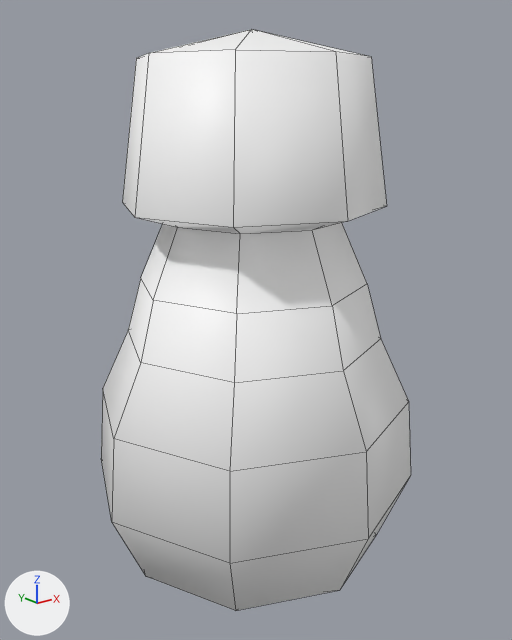
A saved change to the FBX model Assets/Graphics/3D/Props/Prop_Lightbulb_model.fbx.
One viewpoint serves both versions: a camera (50 mm lens) standing at (1.4394, 0.9297, 0.1758) and looking at (1.4957, 1.0001, 0.1476). The lights are fixed; the arrows at lower left show +X, +Y and +Z. Mesh edges are drawn as thin lines. Where no turn or scale is listed for an object, it has been applied to the vertices.

Names of what the first picture shows: 'Prop_Lightbulb'.
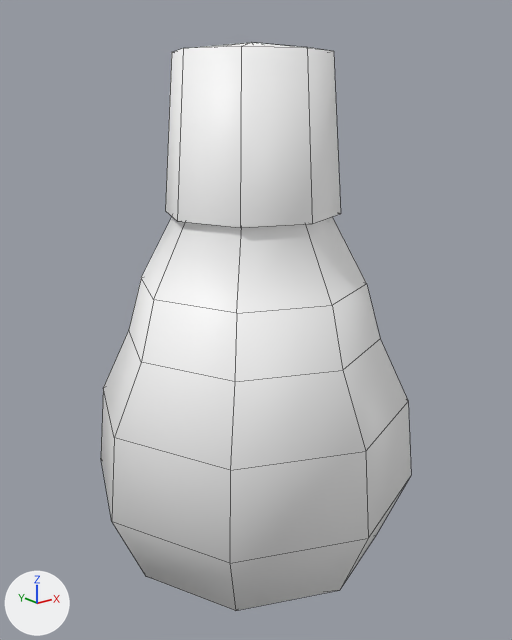
The newer file is also turned or shifted as a whole; pictures and numbers use the older file's frame.

What differs and where, as boxes (x1, y1, x2, y2) in the pictures (512 x 640 px; the box of a moved part takes in the faces that stretch with it):
'Prop_Lightbulb', reshaped: before (101, 29, 411, 611); after (101, 42, 411, 611)
part 1 of me_mesh, moved or reshaped: before (123, 29, 387, 314); after (141, 42, 367, 313)

Edits to the bpy script that builds the scene:
```text
Change me_mesh:
    where me_mesh.from_pydata(...)  # 74 vertices, 80 faces; spans x -0.022..0.022, y -0.022..0.022, z -0.0376..0.0376
    used by ob_prop_lightbulb; location = (1.495, 1.0, 0.1459)
    me_mesh part 1
    me_mesh.vertices[0].co: (-0.0099, -0.0099, 0.0345) -> (-0.0068, -0.0068, 0.0351)  # pixel (235, 49) -> pixel (241, 46)
    me_mesh.vertices[1].co: (-0.014, 0.0, 0.0345) -> (-0.0096, 0.0, 0.0351)  # pixel (148, 53) -> pixel (183, 48)
    me_mesh.vertices[2].co: (-0.0099, 0.0099, 0.0345) -> (-0.0068, 0.0068, 0.0351)  # pixel (136, 58) -> pixel (171, 52)
    me_mesh.vertices[3].co: (0.0, 0.014, 0.0345) -> (0.0, 0.0096, 0.0351)
    me_mesh.vertices[4].co: (0.0099, 0.0099, 0.0345) -> (0.0068, 0.0068, 0.0351)
    me_mesh.vertices[5].co: (0.014, 0.0, 0.0345) -> (0.0096, 0.0, 0.0351)
    me_mesh.vertices[6].co: (0.0099, -0.0099, 0.0345) -> (0.0068, -0.0068, 0.0351)  # pixel (371, 56) -> pixel (333, 51)
    me_mesh.vertices[7].co: (0.0, -0.014, 0.0345) -> (0.0, -0.0096, 0.0351)  # pixel (335, 51) -> pixel (307, 47)
    me_mesh.vertices[57].co: (0.0118, 0.0118, 0.0172) -> (0.0079, 0.0079, 0.0161)
    me_mesh.vertices[58].co: (0.0, 0.0167, 0.0172) -> (0.0, 0.0111, 0.0161)
    me_mesh.vertices[59].co: (-0.0118, 0.0118, 0.0172) -> (-0.0079, 0.0079, 0.0161)  # pixel (122, 202) -> pixel (165, 210)
    me_mesh.vertices[60].co: (-0.0167, 0.0, 0.0172) -> (-0.0111, 0.0, 0.0161)  # pixel (134, 217) -> pixel (177, 221)
    me_mesh.vertices[61].co: (-0.0118, -0.0118, 0.0172) -> (-0.0079, -0.0079, 0.0161)  # pixel (233, 227) -> pixel (240, 227)
    me_mesh.vertices[62].co: (0.0, -0.0167, 0.0172) -> (0.0, -0.0111, 0.0161)  # pixel (347, 221) -> pixel (312, 223)
    me_mesh.vertices[63].co: (0.0118, -0.0118, 0.0172) -> (0.0079, -0.0079, 0.0161)  # pixel (386, 206) -> pixel (340, 213)
    me_mesh.vertices[64].co: (0.0167, 0.0, 0.0172) -> (0.0111, 0.0, 0.0161)
    me_mesh.vertices[65].co: (0.0079, -0.0079, 0.0154) -> (0.007, -0.007, 0.0161)
    me_mesh.vertices[66].co: (0.0111, 0.0, 0.0154) -> (0.0099, 0.0, 0.0161)
    me_mesh.vertices[67].co: (0.0079, 0.0079, 0.0154) -> (0.007, 0.007, 0.0161)
    me_mesh.vertices[68].co: (0.0, 0.0111, 0.0154) -> (0.0, 0.0099, 0.0161)
    me_mesh.vertices[69].co: (-0.0079, 0.0079, 0.0154) -> (-0.007, 0.007, 0.0161)
    me_mesh.vertices[70].co: (-0.0111, 0.0, 0.0154) -> (-0.0099, 0.0, 0.0161)  # pixel (177, 227) -> not seen
    me_mesh.vertices[71].co: (-0.0079, -0.0079, 0.0154) -> (-0.007, -0.007, 0.0161)  # pixel (240, 233) -> not seen
    me_mesh.vertices[72].co: (0.0, -0.0111, 0.0154) -> (0.0, -0.0099, 0.0161)  # pixel (312, 230) -> not seen
    me_mesh.vertices[73].co: (0.0, 0.0, 0.0376) -> (0.0, 0.0, 0.0361)  # pixel (251, 29) -> pixel (251, 42)
```
